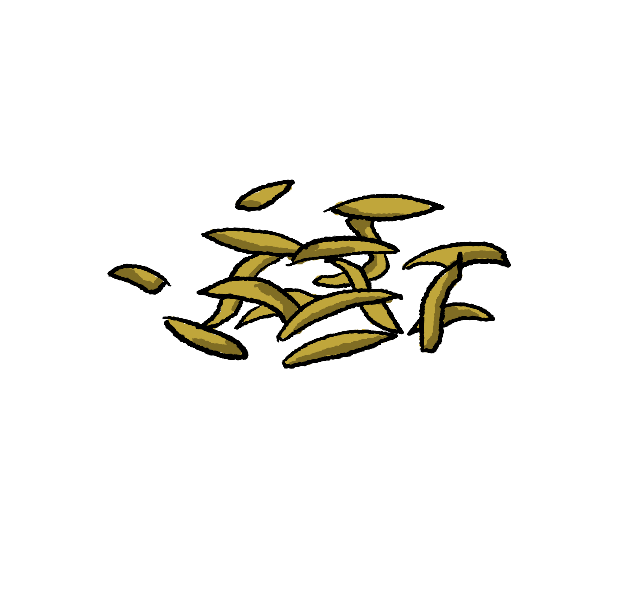
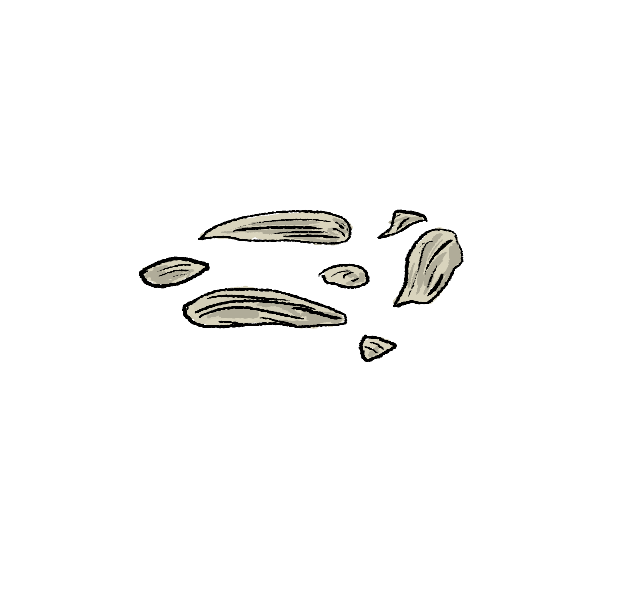
Layers edited between the first and the second 619 x 603 image:
added group "RiceNoodle" with 2 layers above "EggNoodle" over (138, 209, 464, 362)
added layer "Layer 41" in group "RiceNoodle" over (138, 209, 464, 362)
added layer "Layer 40" in group "RiceNoodle" over (142, 210, 463, 361)
hid group "EggNoodle" (2 layers) over (107, 179, 511, 369)
